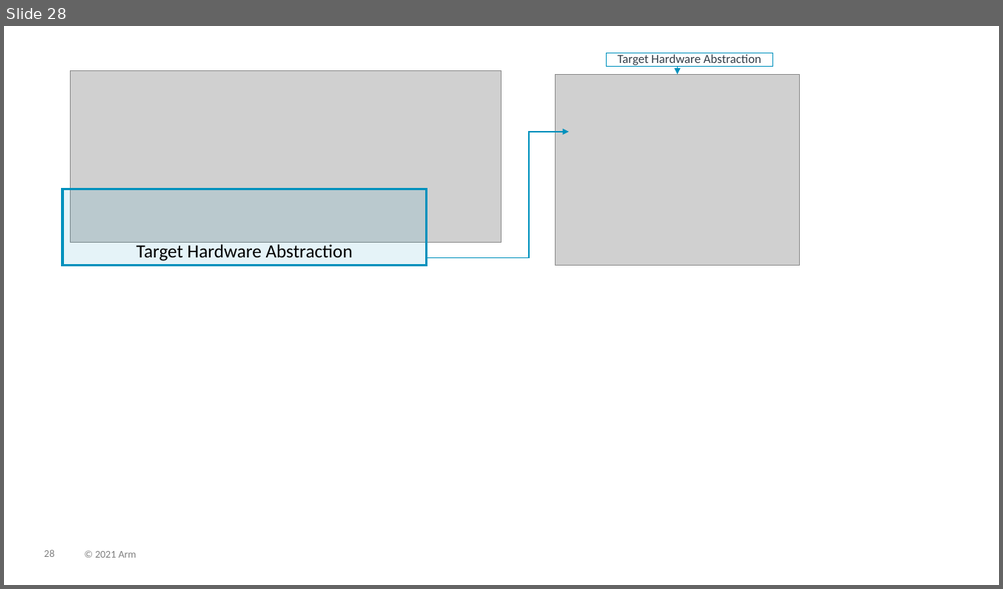
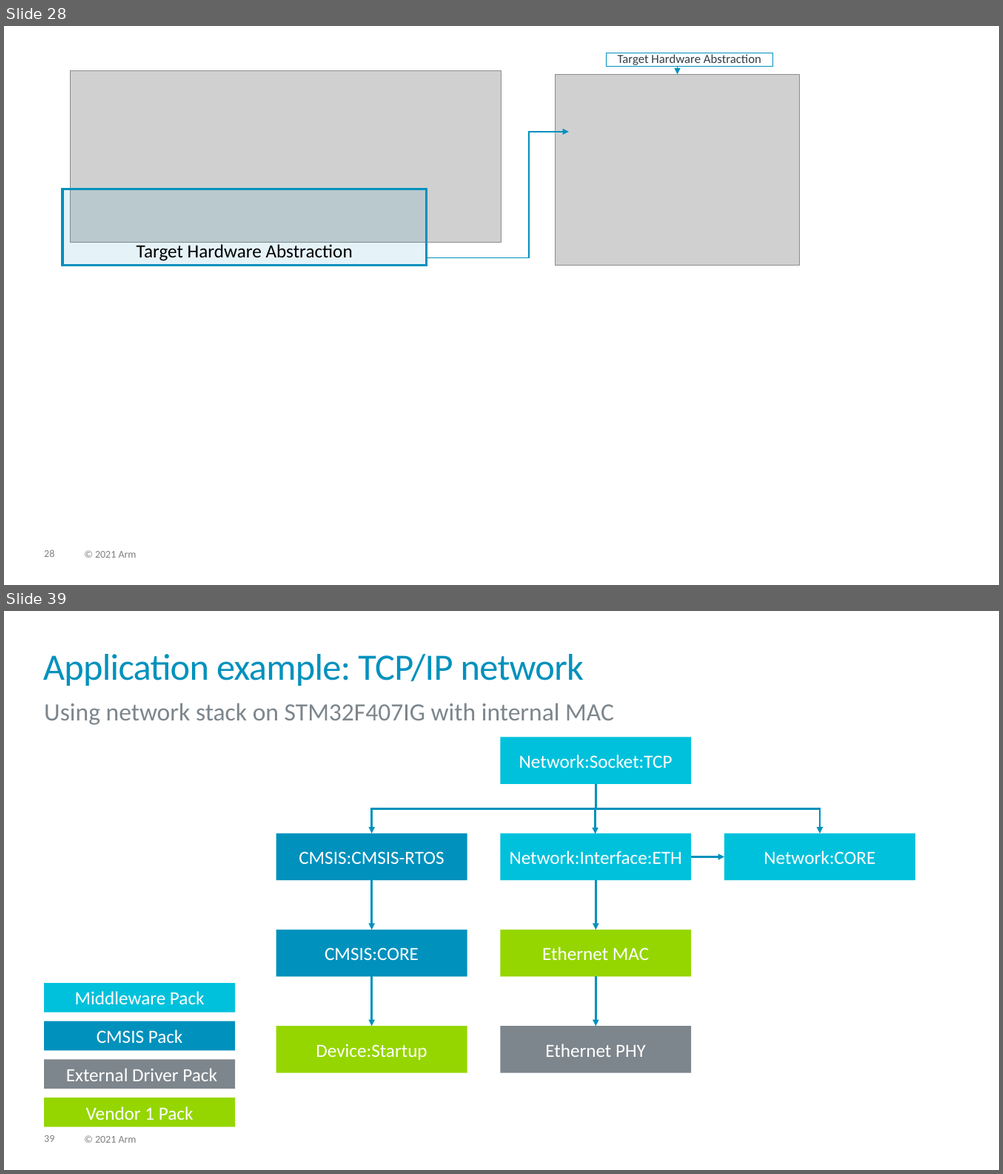
Before and after one commit to Open-CMSIS-Pack/cmsis-toolbox, a slide deck: docs/images/overview.pptx. Shown one above the other, each under a label of ours: slide 28 before the commit, slides 28 and 39 after it; the slides between them are not shown. The pictures are 1003x589 and 1003x1174 pixels, drawn with LibreOffice and Linux fonts; fonts in the diff are those of the drawing; grey boxes stand for pictures. Boxes give left, top, right and bottom in pixels: in the first picture for what was removed or moved away, otherwise in the second. Text is boxed around its words. In the diff, an @@ line names an element or a change of style, - is before the commit and + after.

Commit message:
Added: Create applications from components

```diff
--- a/docs/images/overview.pptx
+++ b/docs/images/overview.pptx
@@ slide 39 added at [4,611,999,1170], background #FFFFFF; not listed: 2 template elements that a slide beside it also shows @@
@@ title added at [43,654,583,686], 36 pt, text #0091BD @@
+Application example: TCP/IP network
@@ text added at [44,703,614,725], 24 pt, text #7D868C @@
+Using network stack on STM32F407IG with internal MAC
@@ rectangle added at [500,737,691,784], fill #00C1DC, 18 pt, text #FFFFFF @@
+Network:Socket:TCP
@@ elbow arrow added from (596, 784) to (372, 833), #0091BD 2 pt @@
@@ elbow arrow added from (597, 785) to (595, 834), #0091BD 2 pt @@
@@ elbow arrow added from (596, 784) to (819, 833), #0091BD 2 pt @@
@@ rectangle added at [276,833,467,880], fill #0091BD, 18 pt, text #FFFFFF @@
+CMSIS:CMSIS-RTOS
@@ rectangle added at [500,833,691,880], fill #00C1DC, 18 pt, text #FFFFFF @@
+Network:Interface:ETH
@@ rectangle added at [724,833,915,880], fill #00C1DC, 18 pt, text #FFFFFF @@
+Network:CORE
@@ arrow added from (691, 857) to (724, 857), #0091BD 2 pt @@
@@ arrow added from (372, 880) to (372, 931), #0091BD 2 pt @@
@@ arrow added from (596, 880) to (596, 931), #0091BD 2 pt @@
@@ rectangle added at [276,931,467,977], fill #0091BD, 18 pt, text #FFFFFF @@
+CMSIS:CORE
@@ rectangle added at [500,931,691,977], fill #95D600, 18 pt, text #FFFFFF @@
+Ethernet MAC
@@ rectangle added at [44,983,236,1012], fill #00C1DC, 18 pt, text #FFFFFF @@
+Middleware Pack
@@ arrow added from (372, 977) to (372, 1027), #0091BD 2 pt @@
@@ arrow added from (596, 977) to (596, 1027), #0091BD 2 pt @@
@@ rectangle added at [44,1022,236,1051], fill #0091BD, 18 pt, text #FFFFFF @@
+CMSIS Pack
@@ rectangle added at [276,1027,467,1073], fill #95D600, 18 pt, text #FFFFFF @@
+Device:Startup
@@ rectangle added at [500,1027,691,1073], fill #7D868C, 18 pt, text #FFFFFF @@
+Ethernet PHY
@@ rectangle added at [44,1060,236,1089], fill #7D868C, 18 pt, text #FFFFFF @@
+External Driver Pack
@@ rectangle added at [44,1098,236,1128], fill #95D600, 18 pt, text #FFFFFF @@
+Vendor 1 Pack
```
Also in this commit, not shown: 12 other slides added, 5 other files.
